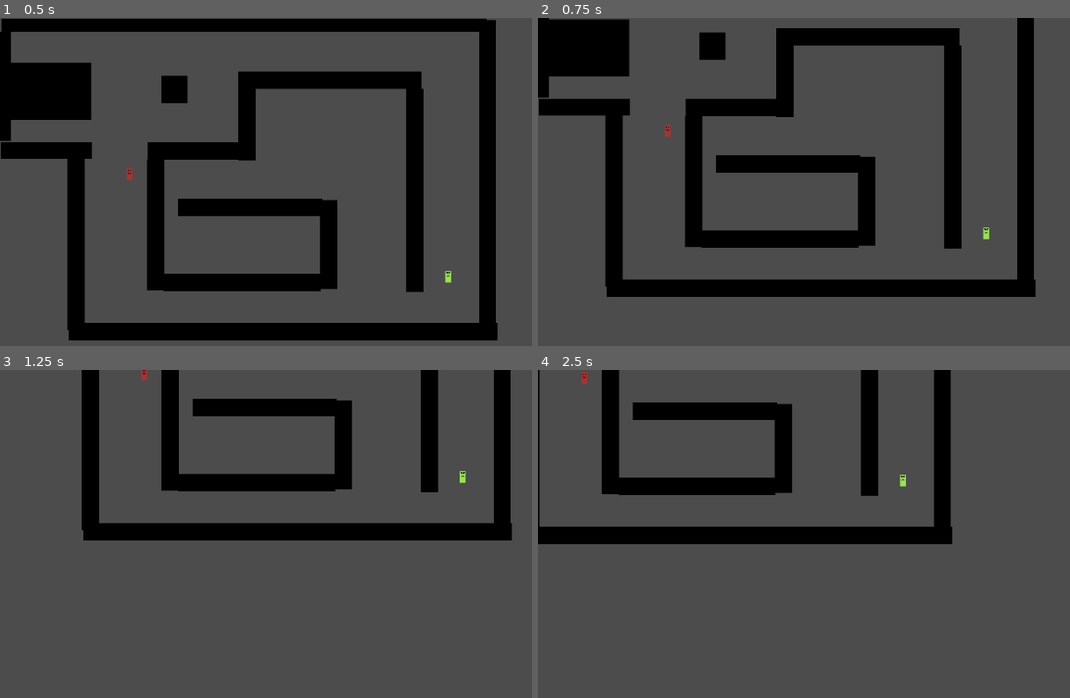
Above: before the commit, frames 1-4 (two rows, left to right).
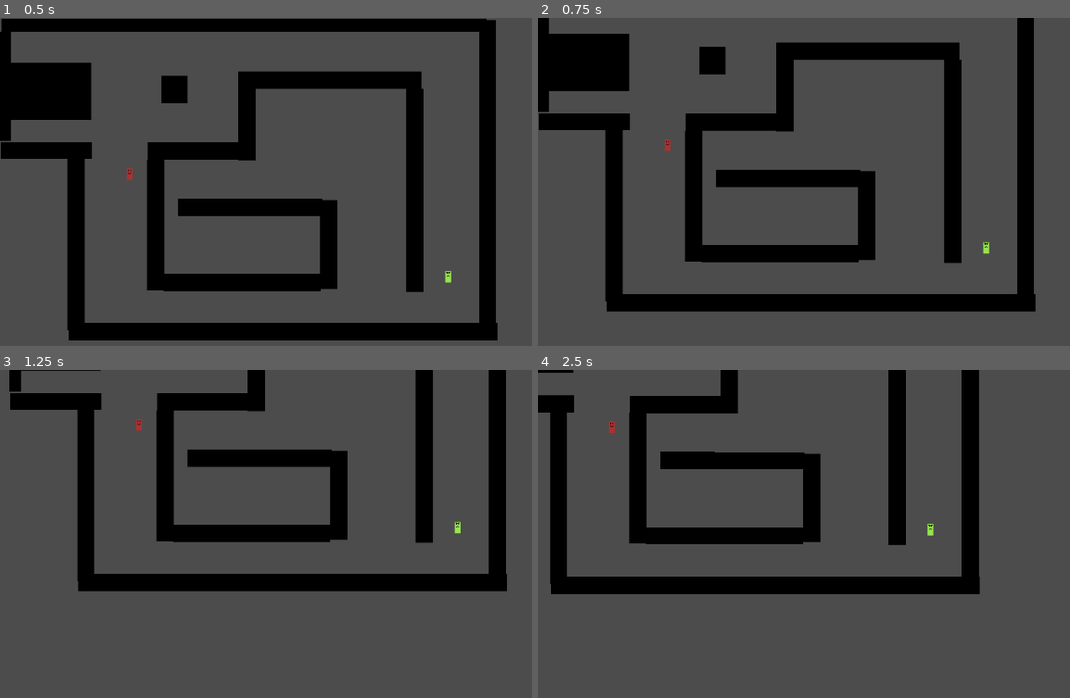
Above: after the commit, the same moments.

Repository: bbenefield89/Godot_cRPG
Game: Godot game, scene res://World.tscn
Two runs of this game, one before a commit and one after it. Both use one fixed random seed, a clock stepped at 60 frames per second and the inputs below.
Inputs (mouse positions are in pixels of both pictures, inside the frame that each line leads up to):
- Up to frame 1 (0.5 s): no input
- Up to frame 2 (0.75 s): tap Enter at 0.5 s; move the mouse to (665, 175) at 0.52 s; hold S (camera_down) from 0.53 s (still down); click (665, 175) at 0.67 s
- Up to frame 3 (1.25 s): keep holding S (camera_down); tap A (camera_left) at 0.8 s
- Up to frame 4 (2.5 s): move the mouse to (1000, 474) at 1.27 s; release S (camera_down) at 1.28 s; tap A (camera_left) at 1.35 s; click (1000, 474) at 1.42 s; tap D (camera_right) at 1.55 s; tap Space at 2 s; move the mouse to (984, 491) at 2.02 s; hold D (camera_right) from 2.03 s (still down); click (984, 491) at 2.17 s; tap W (camera_up) at 2.3 s

Frame 1 is identical in both runs. In frame 2, 20% of the frame differs, in the area x 0-94%, y 0-90%; in frame 3, 18%; in frame 4, 22%, in the area x 0-84%, y 0-69%.

Commit message:
Add zoom in/out to camera in game

Diff:
--- a/Cameras/Camera2D.gd
+++ b/Cameras/Camera2D.gd
@@ -1,7 +1,23 @@
 extends Camera2D
 
-export(int) var speed = 5
+export(int) var speed = 200
 
-func _physics_process(_delta):
-	position.x += (Input.get_action_strength("camera_right") - Input.get_action_strength("camera_left")) * speed
-	position.y += (Input.get_action_strength("camera_down") - Input.get_action_strength("camera_up")) * speed
+func _physics_process(delta):
+	handle_camera_movement(delta)
+	handle_camera_zoom(delta)
+
+
+func handle_camera_movement(delta: float) -> void:
+	position.x += (Input.get_action_strength("camera_right") - Input.get_action_strength("camera_left")) * speed * delta
+	position.y += (Input.get_action_strength("camera_down") - Input.get_action_strength("camera_up")) * speed * delta
+
+
+func handle_camera_zoom(delta: float) -> void:
+	if Input.is_action_just_released("scroll_wheel_up"):
+		if zoom > Vector2(0.5, 0.5):
+			zoom -= Vector2(0.01, 0.01)
+			print(zoom)
+	elif Input.is_action_just_released("scroll_wheel_down"):
+		if zoom < Vector2(1.5, 1.5):
+			zoom += Vector2(4, 4)
+			print(zoom)
--- a/Creatures/Actor/Actor.gd
+++ b/Creatures/Actor/Actor.gd
@@ -9,7 +9,8 @@
 			event is InputEventMouseButton and
 			ContainerNode.is_actor_allowed_to_move(self)):
 		current_target = null
-		create_path_to_destination(event.position, MainCamera.position)
+		create_path_to_destination(event.position * MainCamera.zoom,
+				MainCamera.position)
 
 
 func _on_Stats_zero_health():
